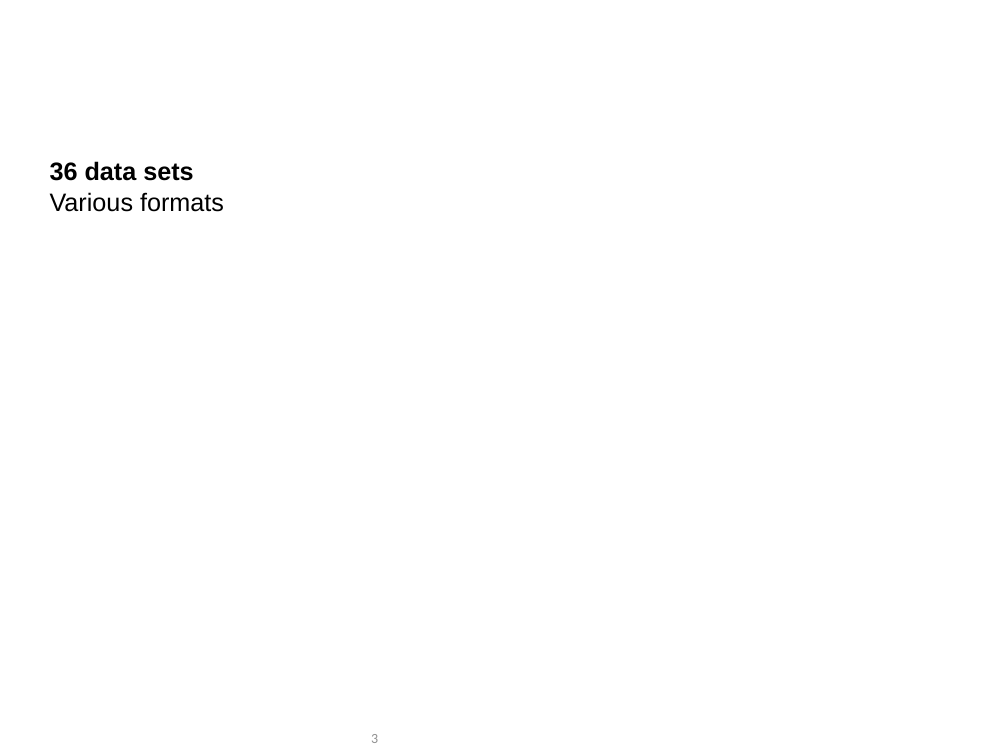
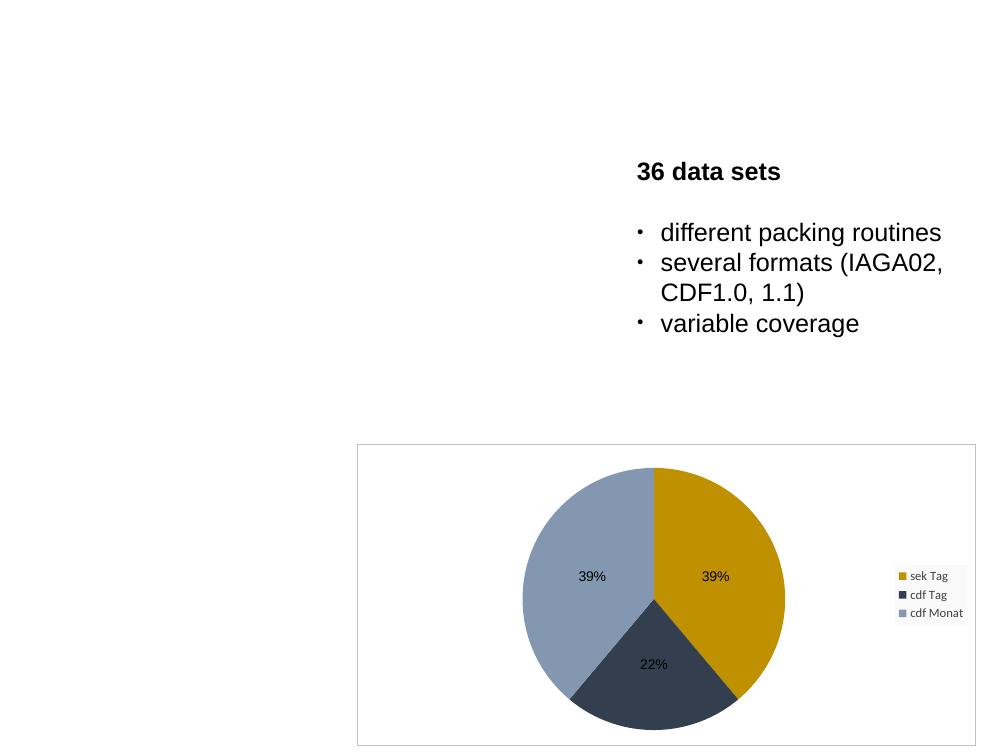
Before and after one commit to INTERMAGNET/IMBOT, a slide deck: slide 3 of documentation/imbot.pptx. Drawn at 1008x756 pixels with LibreOffice and Linux fonts; fonts in the diff are those of the drawing; background and template pictures are left out. Boxes give left, top, right and bottom in pixels: in the first picture for what was removed or moved away, otherwise in the second. Text is boxed around its words. In the diff, an @@ line names an element or a change of style, - is before the commit and + after.

```diff
--- a/documentation/imbot.pptx
+++ b/documentation/imbot.pptx
@@ text removed at bbox=[50, 161, 224, 212] @@
-36 data sets
-Various formats
@@ text added at bbox=[637, 161, 944, 337], 18 pt, text #000000 @@
+36 data sets
+● different packing routines
+● several formats (IAGA02, CDF1.0, 1.1)
+● variable coverage
@@ pie chart added at bbox=[357, 444, 977, 746] @@
+categories: sek Tag, cdf Tag, cdf Monat
+Series 1: 39, 22, 39
```
Also in this commit, not shown: 8 other slides changed, 4 slides added, 1 slide removed, 1 other file.
